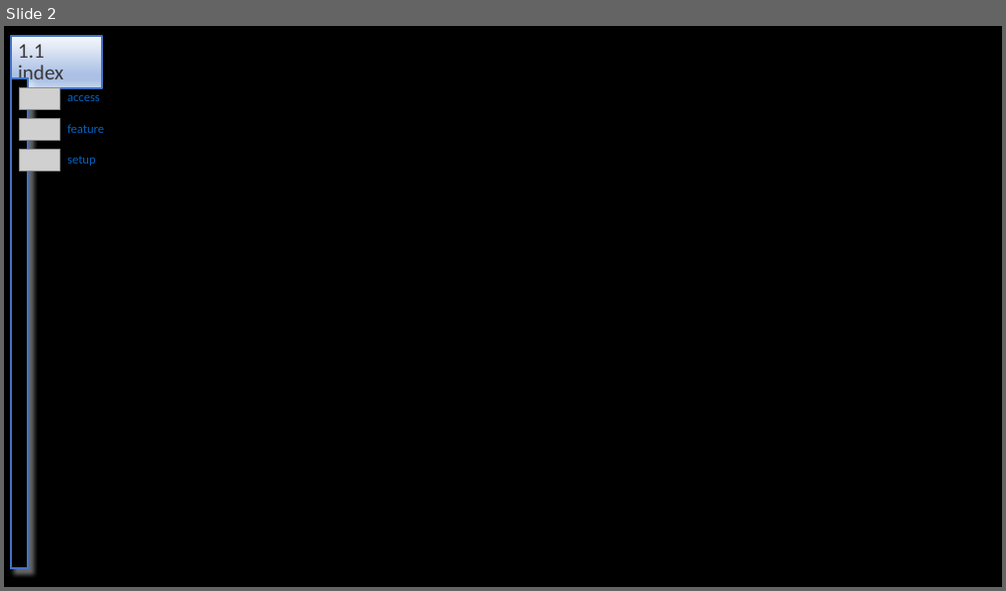
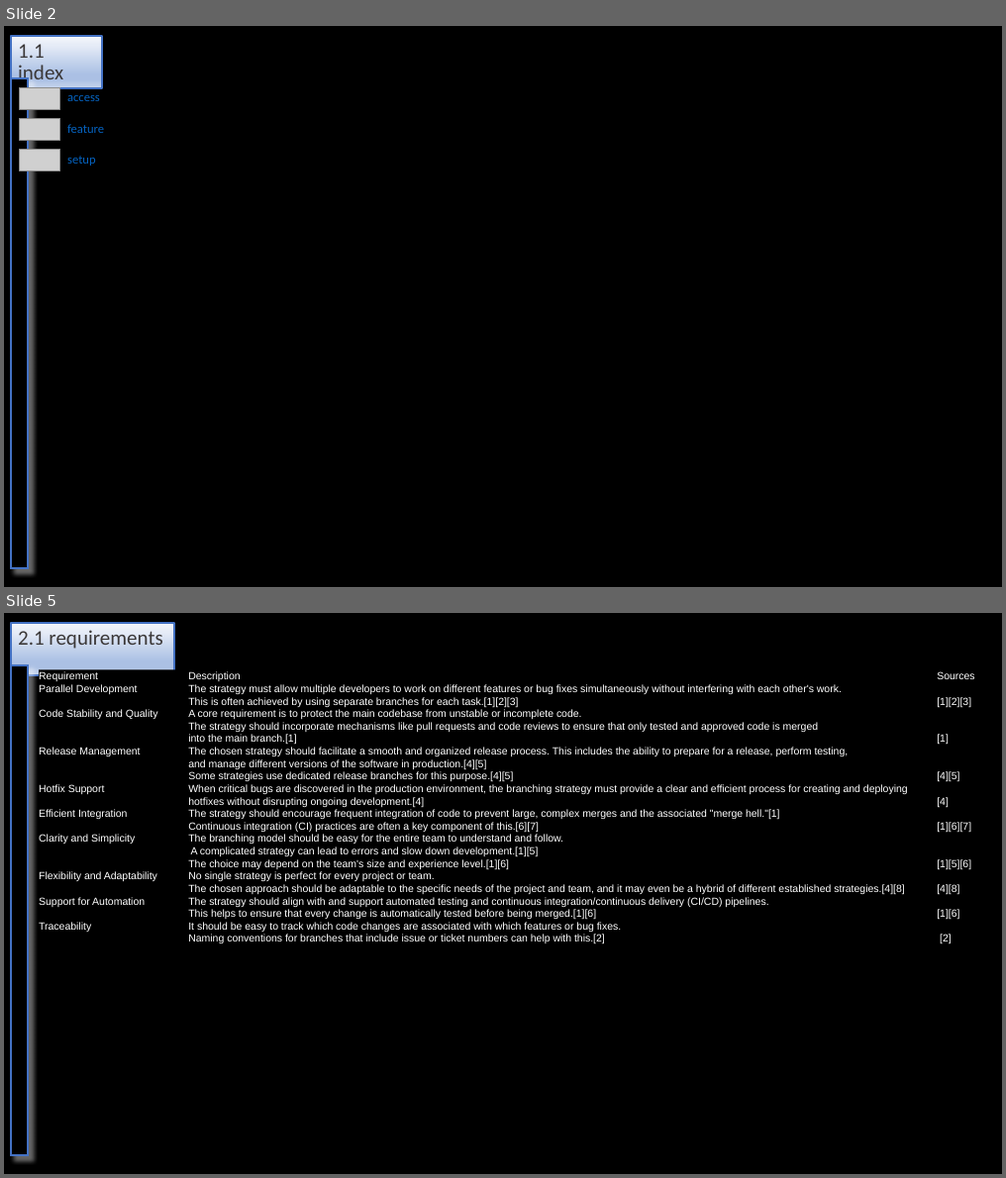
Before and after one commit to 1010836/portfolio, a slide deck: git/git.odp. Shown one above the other, each under a label of ours: slide 2 before the commit, slides 2 and 5 after it; the slides between them are not shown. The pictures are 1006x591 and 1006x1178 pixels, drawn with LibreOffice and Linux fonts; fonts in the diff are those of the drawing; grey boxes stand for pictures. Boxes give left, top, right and bottom in pixels: in the first picture for what was removed or moved away, otherwise in the second. Text is boxed around its words. In the diff, an @@ line names an element or a change of style, - is before the commit and + after.

```diff
--- a/git/git.odp
+++ b/git/git.odp
@@ slide 5 added at [4, 613, 1002, 1174], background #000000 @@
@@ title added at [11, 624, 174, 676], fill gradient #F6F8FC to #ABC0E4 to #C7D5ED, outline #4472C4 2.01 pt, 20 pt, text #3B3838 @@
+2.1 requirements
@@ rectangle added at [11, 665, 28, 1156], fill #000000, outline #4472C4 2.01 pt @@
@@ text added at [39, 671, 971, 944], 10 pt, text #FFFFFF @@
+Requirement Description Sources
+Parallel Development The strategy must allow multiple developers to work on different features or bug fixes simultaneously without interfering with each other's work.
+This is often achieved by using separate branches for each task.[1][2][3] [1][2][3]
+Code Stability and Quality A core requirement is to protect the main codebase from unstable or incomplete code.
+The strategy should incorporate mechanisms like pull requests and code reviews to ensure that only tested and approved code is merged
+into the main branch.[1] [1]
+Release Management The chosen strategy should facilitate a smooth and organized release process. This includes the ability to prepare for a release, perform testing,
+and manage different versions of the software in production.[4][5]
+Some strategies use dedicated release branches for this purpose.[4][5] [4][5]
+Hotfix Support When critical bugs are discovered in the production environment, the branching strategy must provide a clear and efficient process for creating and deploying
+hotfixes without disrupting ongoing development.[4] [4]
+Efficient Integration The strategy should encourage frequent integration of code to prevent large, complex merges and the associated "merge hell."[1]
+Continuous integration (CI) practices are often a key component of this.[6][7] [1][6][7]
+Clarity and Simplicity The branching model should be easy for the entire team to understand and follow.
+A complicated strategy can lead to errors and slow down development.[1][5]
+The choice may depend on the team's size and experience level.[1][6] [1][5][6]
+Flexibility and Adaptability No single strategy is perfect for every project or team.
+The chosen approach should be adaptable to the specific needs of the project and team, and it may even be a hybrid of different established strategies.[4][8] [4][8]
+Support for Automation The strategy should align with and support automated testing and continuous integration/continuous delivery (CI/CD) pipelines.
+This helps to ensure that every change is automatically tested before being merged.[1][6] [1][6]
+Traceability It should be easy to track which code changes are associated with which features or bug fixes.
+Naming conventions for branches that include issue or ticket numbers can help with this.[2] [2]
```
Also in this commit, not shown: 3 slides changed, 6 other slides added, 1 slide removed, 3 other files.
